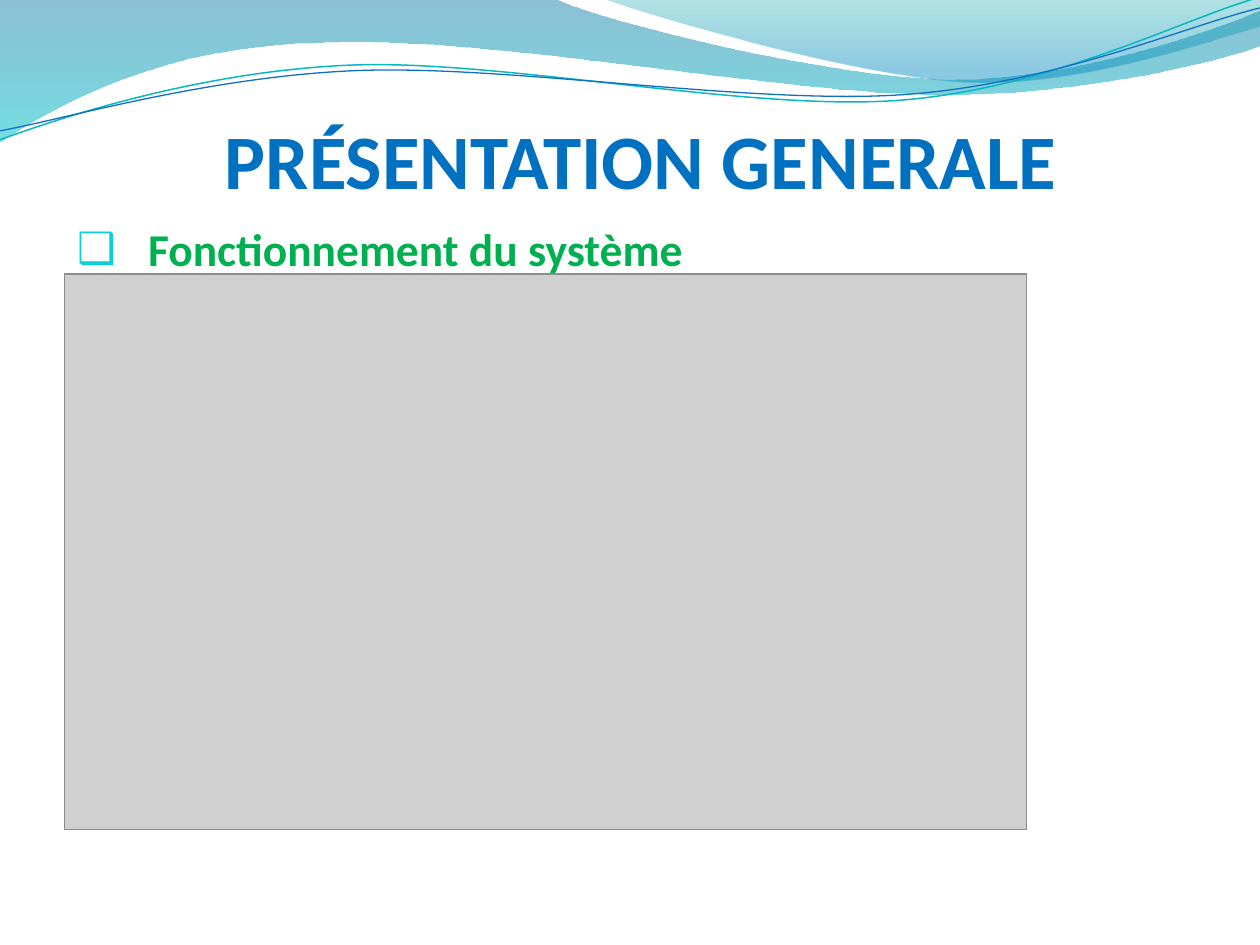
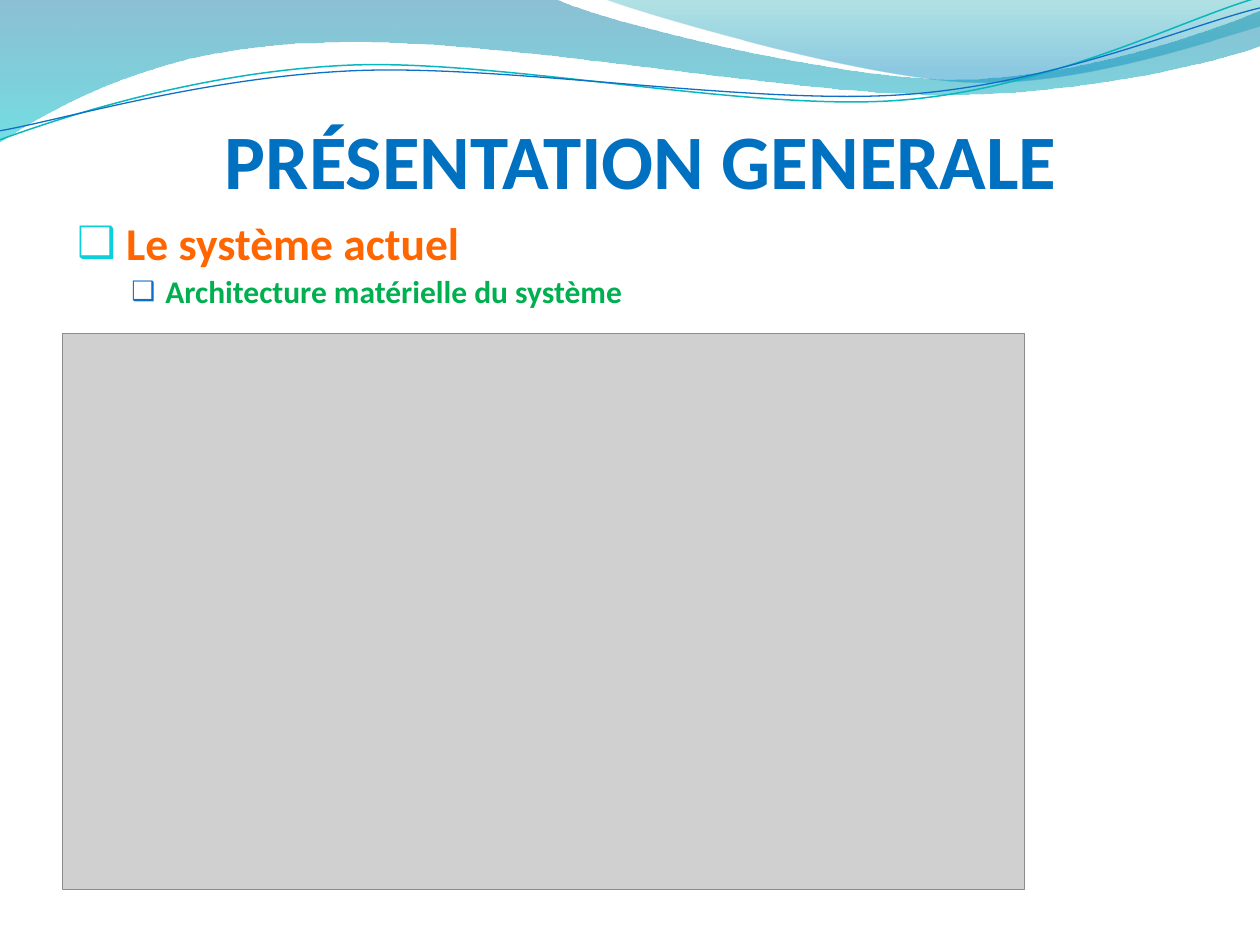
Before and after one commit to hardware/AscenseurPoissons, a slide deck: slide 6 of REVUES/REVUE ANALYSE/RevueAnalysePPT.pptx. Drawn at 1260x945 pixels with LibreOffice and Linux fonts; fonts in the diff are those of the drawing; grey boxes stand for pictures; background and template pictures are left out. Boxes give left, top, right and bottom in pixels: in the first picture for what was removed or moved away, otherwise in the second. Text is boxed around its words. In the diff, an @@ line names an element or a change of style, - is before the commit and + after.

```diff
--- a/REVUES/REVUE ANALYSE/RevueAnalysePPT.pptx
+++ b/REVUES/REVUE ANALYSE/RevueAnalysePPT.pptx
@@ text at [126,228,622,308]: text changed; size 26 to 18 pt @@
-❑ Fonctionnement du système
+❑ Le système actuel
+  ❑ Architecture matérielle du système
@@ picture: place and size @@
-picture at [64,275,1027,830]
+picture at [63,334,1026,890]
```
Also in this commit, not shown: 6 other slides changed.
